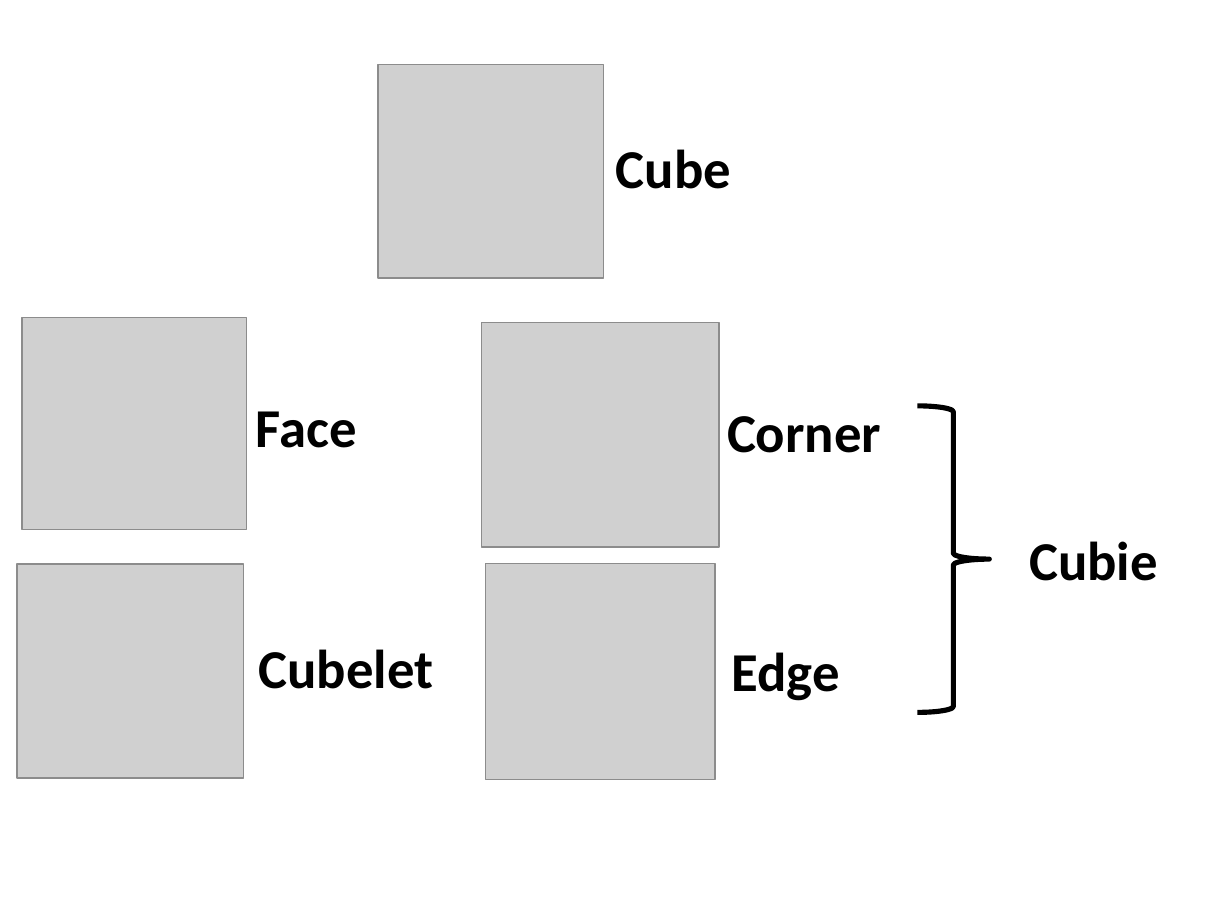
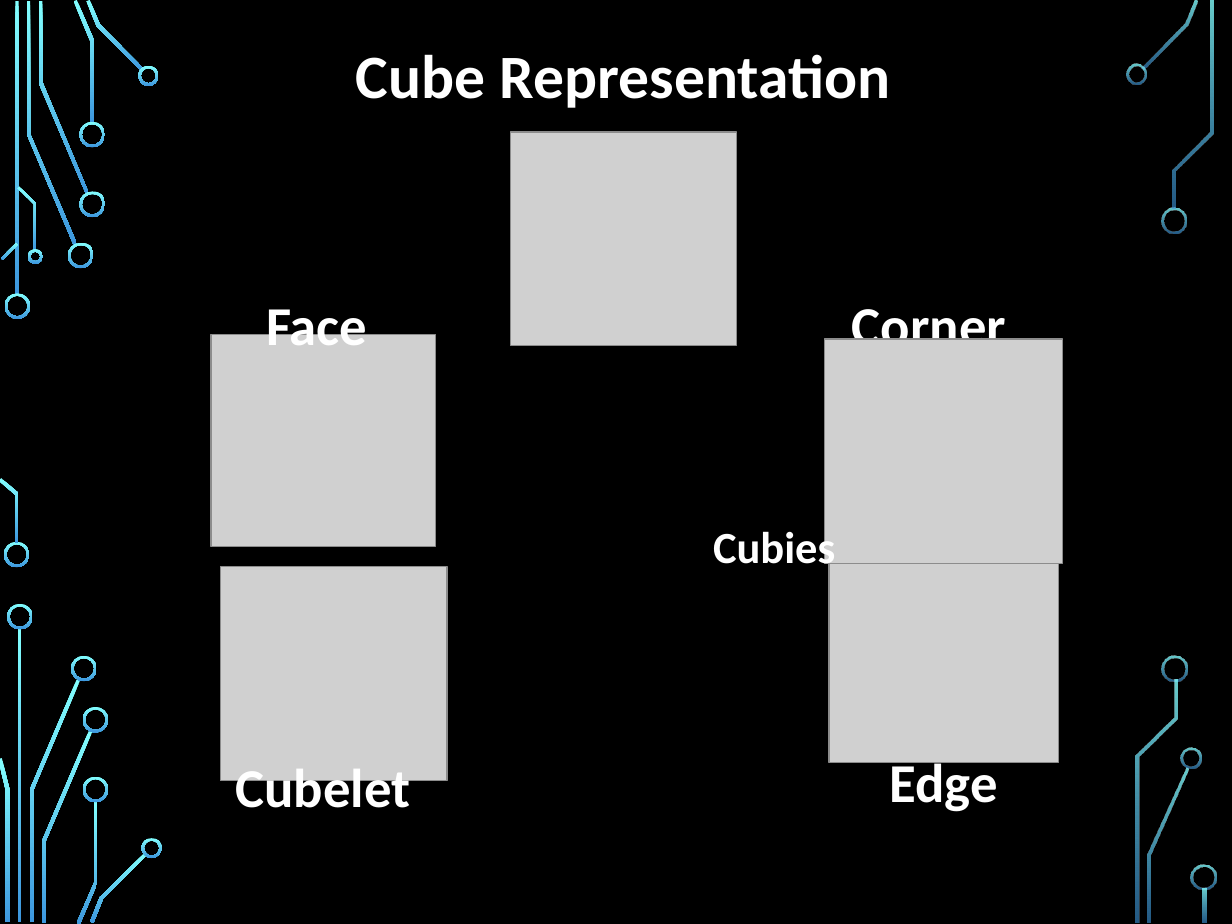
Before and after one commit to jon-whit/herbert, a slide deck: slide 4 of Documents/Presentations/HerbertPresentation.pptx (slide 5 before the commit). Drawn at 1232x924 pixels with LibreOffice and Linux fonts; fonts in the diff are those of the drawing; grey boxes stand for pictures; background and template pictures are left out. Boxes give left, top, right and bottom in pixels: in the first picture for what was removed or moved away, otherwise in the second. Text is boxed around its words. In the diff, an @@ line names an element or a change of style, - is before the commit and + after.

Commit message:
Added Background, Introduction, OpenCV, and Kcube sections. Changed slide style.

```diff
--- a/Documents/Presentations/HerbertPresentation.pptx
+++ b/Documents/Presentations/HerbertPresentation.pptx
@@ background #FFFFFF to picture (left out) @@
@@ text at (356,54,890,108): text changed; size 32 to 36 pt; text colour #000000 to #FFFFFF @@
-Cube
+Cube Representation
@@ picture: place and size @@
-picture at (378,65,604,278)
+picture at (510,132,736,345)
@@ text "Face": place and size @@
-text "Face" at (256,411,357,448)
+text "Face" at (266,299,367,345)
@@ text "Face" at (266,299,367,345): text colour #000000 to #FFFFFF @@
@@ text "Corner" at (852,299,1006,358): text colour #000000 to #FFFFFF @@
@@ text "Corner": place and size @@
-text "Corner" at (727,416,881,453)
+text "Corner" at (852,299,1006,358)
@@ picture: place and size @@
-picture at (22,318,246,530)
+picture at (211,334,435,546)
@@ picture: place and size @@
-picture at (482,323,719,547)
+picture at (825,339,1063,563)
@@ right brace removed at (918,405,989,712) @@
@@ text added at (713,526,835,574), 26 pt, text #FFFFFF, bold @@
+Cubies
@@ picture: place and size @@
-picture at (17,564,244,779)
+picture at (221,567,447,781)
@@ picture: place and size @@
-picture at (485,563,715,780)
+picture at (829,546,1058,763)
@@ text removed at (1029,541,1158,581) @@
-Cubie
@@ text "Cubelet": place and size @@
-text "Cubelet" at (259,649,434,689)
+text "Cubelet" at (236,769,411,821)
@@ text "Cubelet" at (236,769,411,821): text colour #000000 to #FFFFFF; alignment left to centre @@
@@ text "Edge" at (890,756,998,812): text colour #000000 to #FFFFFF; alignment left to centre @@
@@ text "Edge": place and size @@
-text "Edge" at (731,652,839,701)
+text "Edge" at (890,756,998,812)
@@ group added at (0,0,1216,924): 33 freeform shapes, 3 rectangles @@
```
Also in this commit, not shown: 11 other slides changed, 4 slides added, 3 slides removed.
